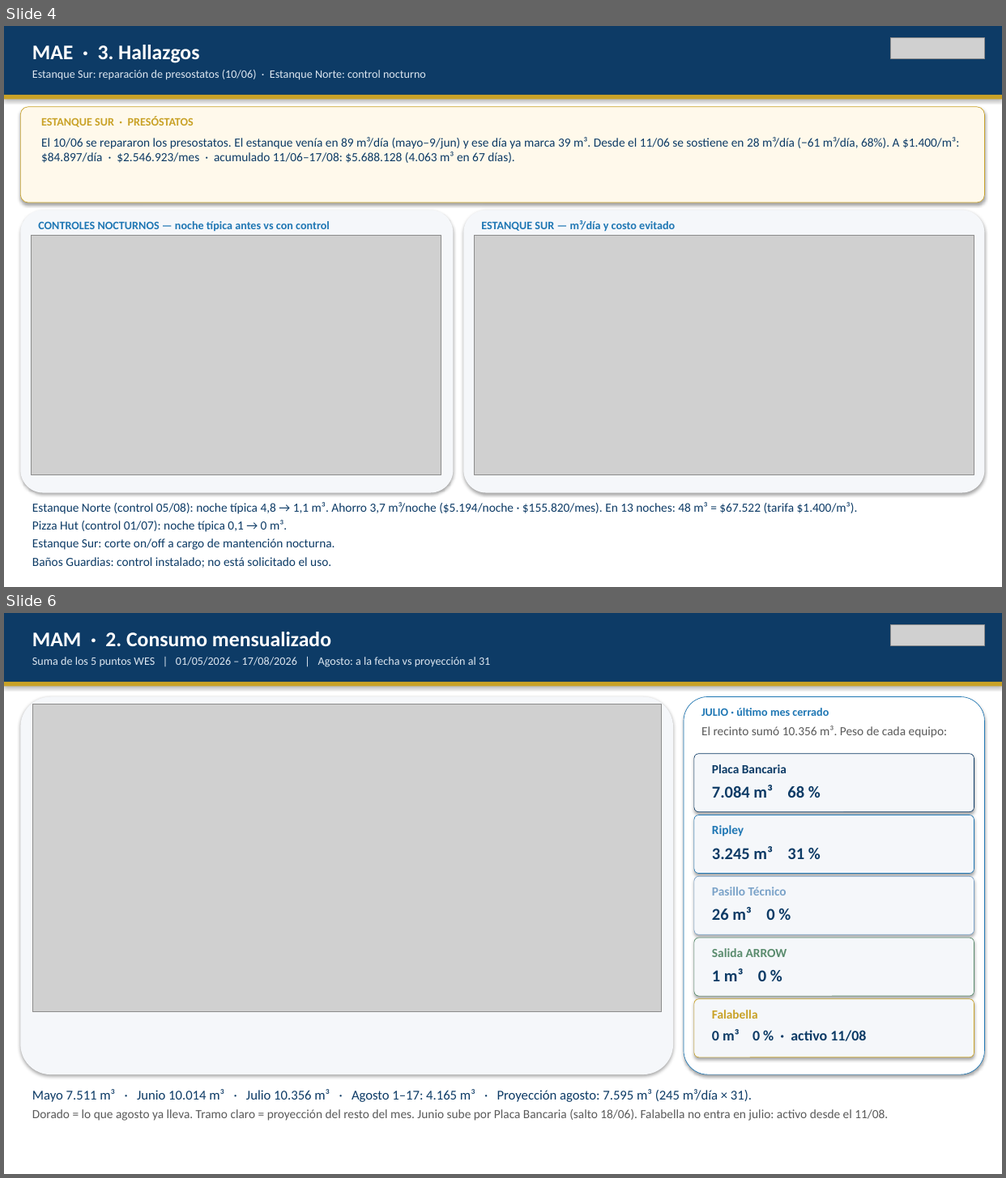
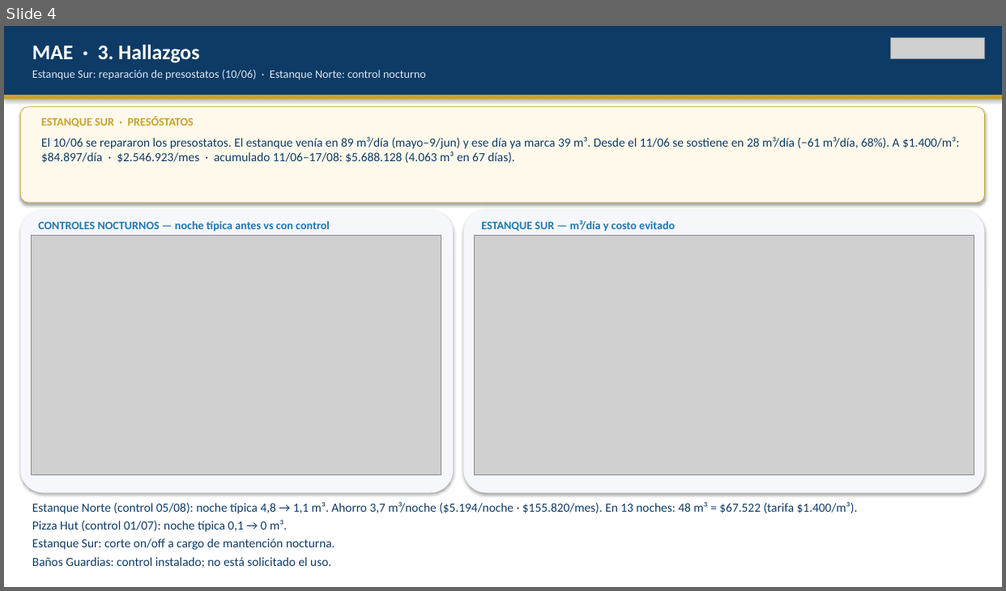
Before and after one commit to anibaloperacionesWes/wes-scripts, a slide deck: reports/Parque_Arauco/TMP_7MALLS/entrega_diego_anibal/Recorrido_ejecutivo_PA_MAE_20260817.pptx. Shown one above the other, each under a label of ours: slides 4 and 6 before the commit, slide 4 after it; the slides between them are not shown. The pictures are 1006x1178 and 1006x591 pixels, drawn with LibreOffice and Linux fonts; fonts in the diff are those of the drawing; grey boxes stand for pictures. Boxes give left, top, right and bottom in pixels: in the first picture for what was removed or moved away, otherwise in the second. Text is boxed around its words. In the diff, an @@ line names an element or a change of style, - is before the commit and + after.

```diff
--- a/reports/Parque_Arauco/TMP_7MALLS/entrega_diego_anibal/Recorrido_ejecutivo_PA_MAE_20260817.pptx
+++ b/reports/Parque_Arauco/TMP_7MALLS/entrega_diego_anibal/Recorrido_ejecutivo_PA_MAE_20260817.pptx
@@ slide 6 removed at box(4, 613, 1002, 1174), background #FFFFFF @@
@@ rectangle removed at box(4, 613, 1002, 682) @@
@@ text removed at box(32, 632, 331, 646) @@
-MAM · 2. Consumo mensualizado
@@ picture removed at box(891, 625, 985, 646) @@
@@ text removed at box(32, 657, 490, 667) @@
-Suma de los 5 puntos WES | 01/05/2026 – 17/08/2026 | Agosto: a la fecha vs proyección al 31
@@ rectangle removed at box(4, 682, 1002, 687) @@
@@ rounded rectangle removed at box(20, 697, 673, 1075) @@
@@ picture removed at box(32, 705, 661, 1012) @@
@@ rounded rectangle removed at box(684, 697, 985, 1075) @@
@@ text removed at box(701, 708, 829, 716) @@
-JULIO · último mes cerrado
@@ text removed at box(701, 726, 948, 738) @@
-El recinto sumó 10.356 m³. Peso de cada equipo:
@@ rounded rectangle removed at box(694, 754, 974, 812) @@
@@ text removed at box(712, 764, 786, 773) @@
-Placa Bancaria
@@ text removed at box(712, 785, 804, 798) @@
-7.084 m³ 68 %
@@ rounded rectangle removed at box(694, 815, 974, 874) @@
@@ text removed at box(712, 825, 744, 837) @@
-Ripley
@@ text removed at box(712, 846, 804, 859) @@
-3.245 m³ 31 %
@@ rounded rectangle removed at box(694, 876, 974, 935) @@
@@ text removed at box(712, 887, 786, 896) @@
-Pasillo Técnico
@@ text removed at box(712, 907, 774, 920) @@
-26 m³ 0 %
@@ rounded rectangle removed at box(694, 938, 974, 996) @@
@@ text removed at box(712, 948, 787, 957) @@
-Salida ARROW
@@ text removed at box(712, 969, 766, 982) @@
-1 m³ 0 %
@@ rounded rectangle removed at box(694, 999, 974, 1058) @@
@@ text removed at box(712, 1010, 758, 1019) @@
-Falabella
@@ text removed at box(712, 1029, 866, 1041) @@
-0 m³ 0 % · activo 11/08
@@ text removed at box(32, 1089, 888, 1121) @@
-Mayo 7.511 m³ · Junio 10.014 m³ · Julio 10.356 m³ · Agosto 1–17: 4.165 m³ · Proyección agosto: 7.595 m³ (245 m³/día × 31).
-Dorado = lo que agosto ya lleva. Tramo claro = proyección del resto del mes. Junio sube por Placa Bancaria (salto 18/06). Falabella no entra en julio: activo desde el 11/08.
```
Also in this commit, not shown: 1 slide changed, 1 other slide removed, 1 other file.
